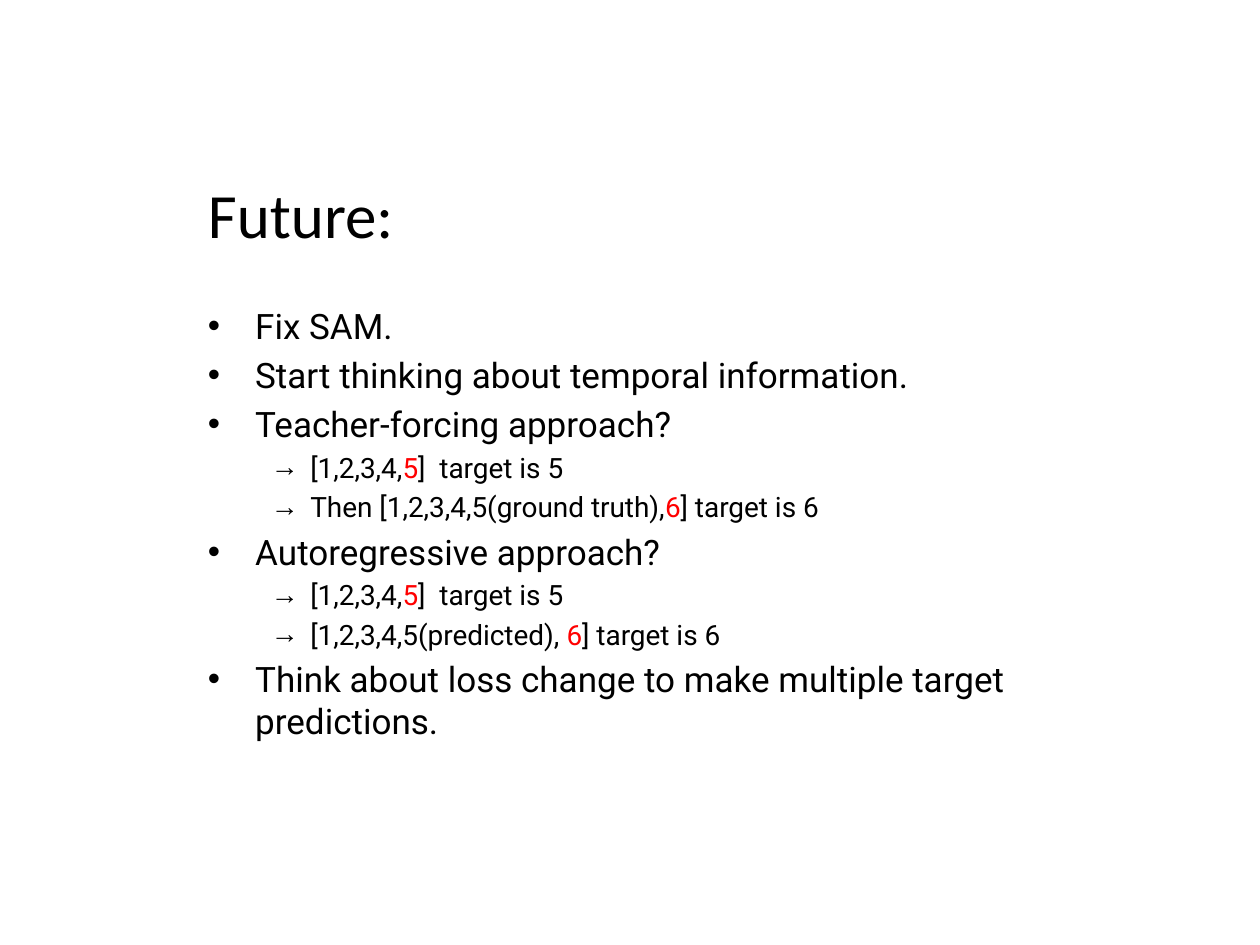
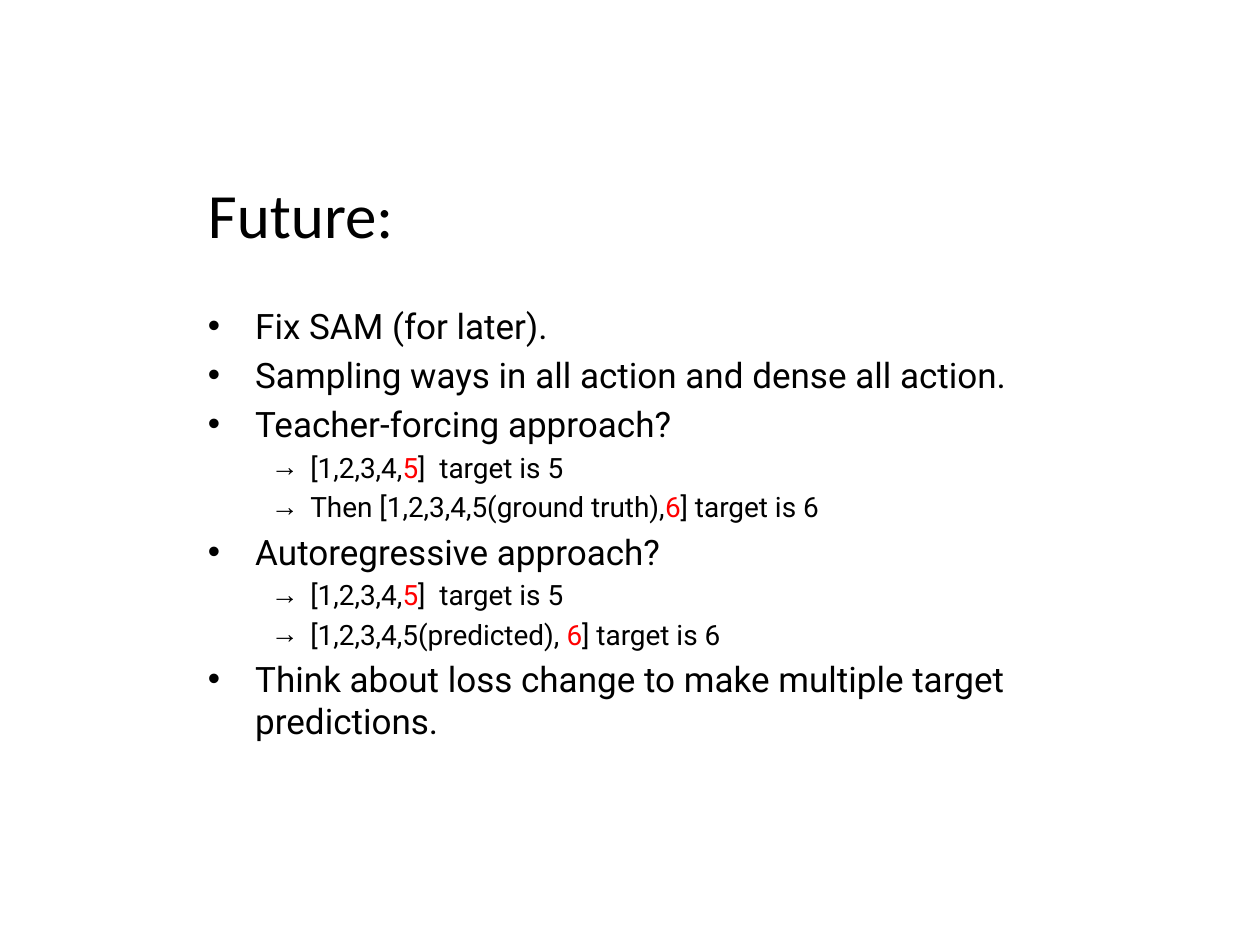
Before and after one commit to kyriakossk2000/MasterThesis, a slide deck: slide 6 of Progress/6 Project Progress.pptx. Drawn at 1260x945 pixels with LibreOffice and Linux fonts; fonts in the diff are those of the drawing; background and template pictures are left out. Boxes give left, top, right and bottom in pixels: in the first picture for what was removed or moved away, otherwise in the second. Text is boxed around its words. In the diff, an @@ line names an element or a change of style, - is before the commit and + after.

Commit message:
super dense all action implemented

```diff
--- a/Progress/6 Project Progress.pptx
+++ b/Progress/6 Project Progress.pptx
@@ text at (255,311,1006,396): text changed @@
-• Fix SAM.
-• Start thinking about temporal information.
+• Fix SAM (for later).
+• Sampling ways in all action and dense all action.
```
Also in this commit, not shown: 1 other slide changed, 3 other files.
